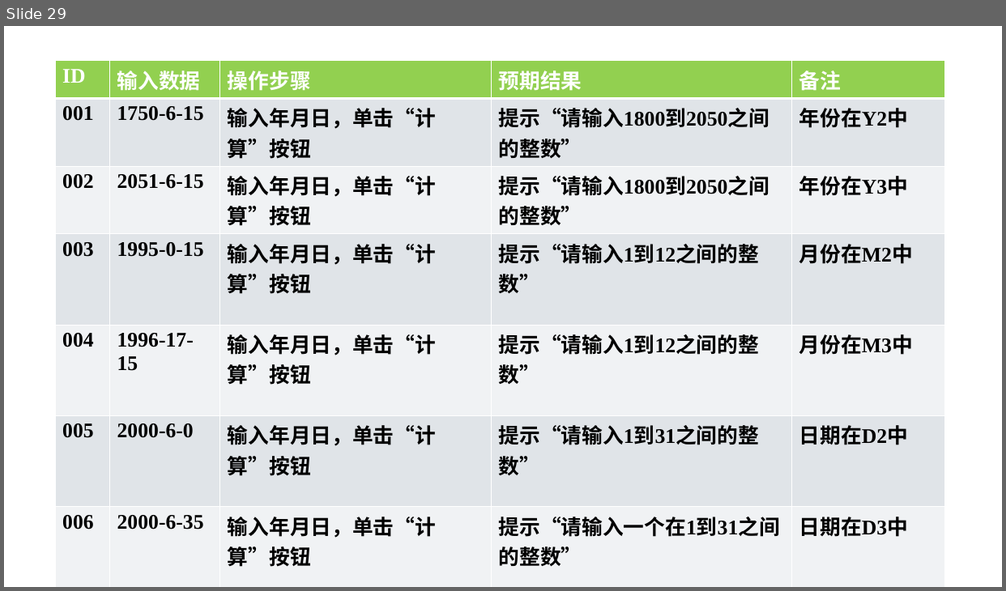
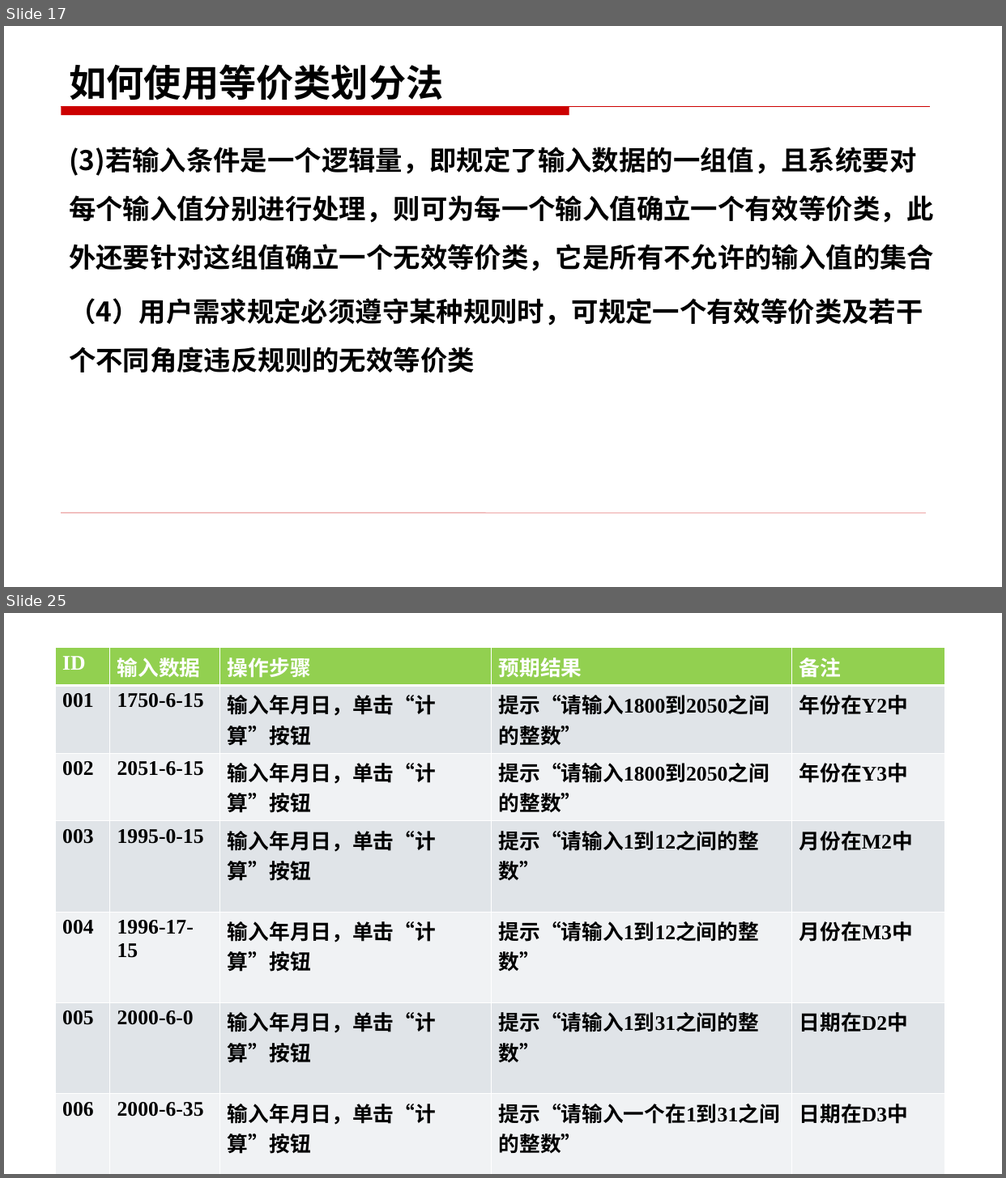
Before and after one commit to changlingling123/Base-of-Testing-2018, a slide deck: 第二部分 软件测试技术/3.1黑盒测试技术——等价类（书上3.3）.pptx. Shown one above the other, each under a label of ours: slide 29 before the commit, slides 17 and 25 after it; the slides between them are not shown. The pictures are 1006x591 and 1006x1178 pixels, drawn with LibreOffice and Linux fonts; fonts in the diff are those of the drawing. Boxes give left, top, right and bottom in pixels: in the first picture for what was removed or moved away, otherwise in the second. Text is boxed around its words. In the diff, an @@ line names an element or a change of style, - is before the commit and + after.

```diff
--- a/第二部分 软件测试技术/3.1黑盒测试技术——等价类（书上3.3）.pptx
+++ b/第二部分 软件测试技术/3.1黑盒测试技术——等价类（书上3.3）.pptx
@@ slide 17 added at (x1=4, y1=26, x2=1002, y2=587), background #FFFFFF; not listed: 2 template elements that a slide beside it also shows @@
@@ title added at (x1=69, y1=64, x2=443, y2=101), 36 pt, text #000000, bold @@
+如何使用等价类划分法
@@ text added at (x1=69, y1=147, x2=934, y2=373), 26 pt, text #000000, bold @@
+  (3)若输入条件是一个逻辑量，即规定了输入数据的一组值，且系统要对每个输入值分别进行处理，则可为每一个输入值确立一个有效等价类，此外还要针对这组值确立一个无效等价类，它是所有不允许的输入值的集合
+  （4）用户需求规定必须遵守某种规则时，可规定一个有效等价类及若干个不同角度违反规则的无效等价类
@@ what was slide 29 is now slide 25 @@
```
Also in this commit, not shown: 28 slides changed, 8 other slides added, 18 slides removed.
